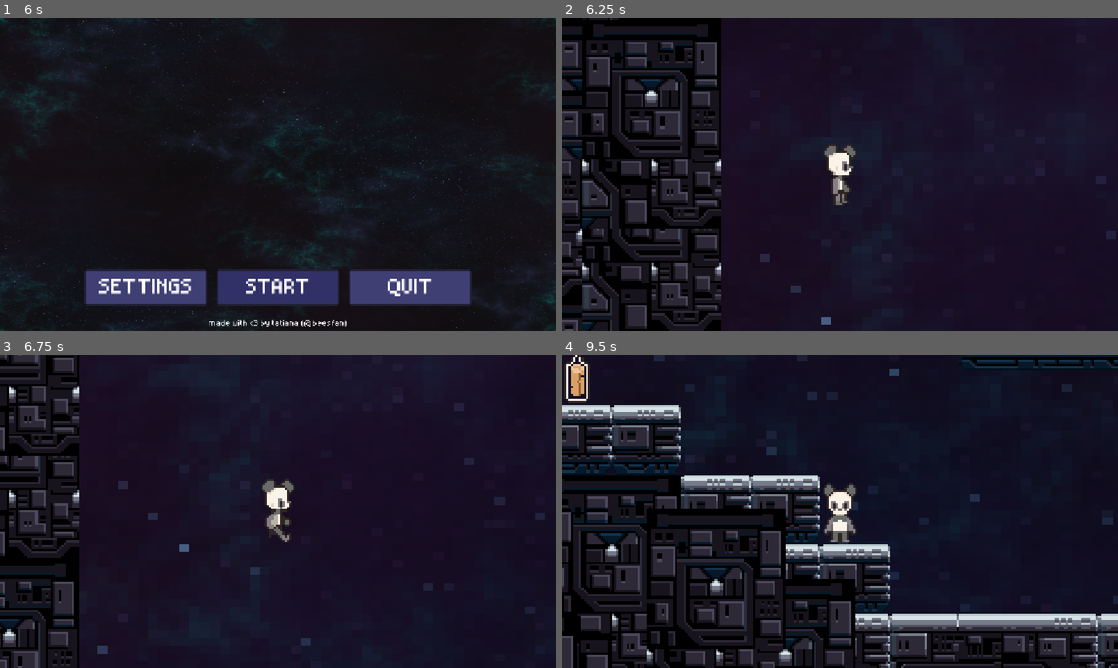
Above: before the commit, frames 1-4 (two rows, left to right).
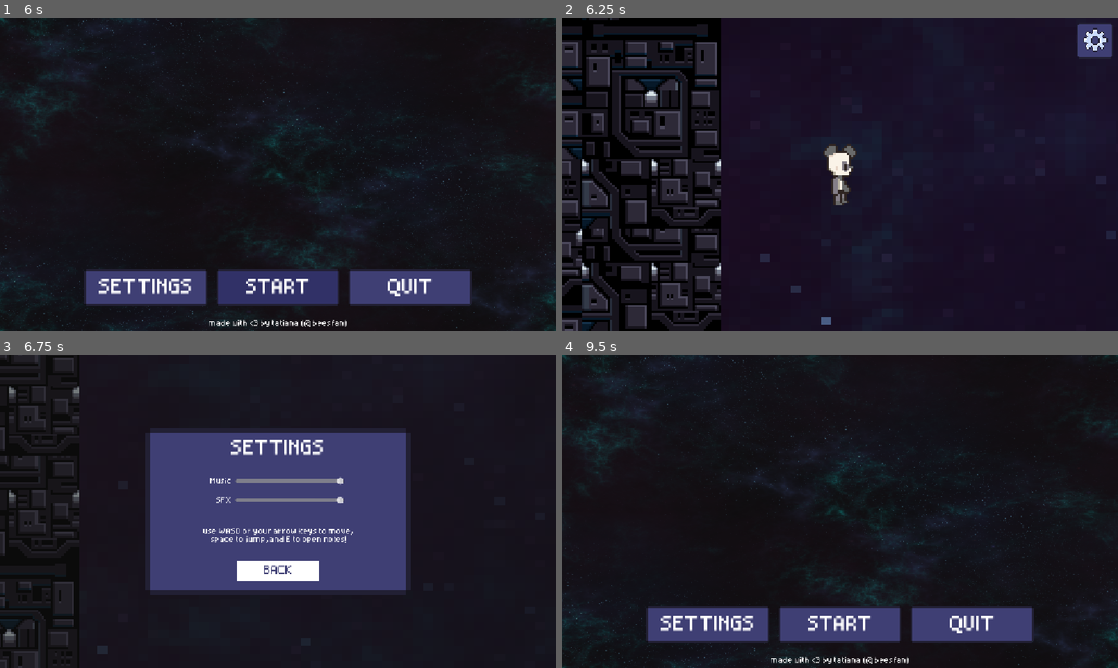
Above: after the commit, the same moments.

Repository: itsbeesfan/giftbox-project
Game: Godot game, scene res://scenes/start_screen.tscn
Same seed, same stepped clock (60 frames per second), same inputs: the game is played once before the commit and once after it.
Inputs (mouse positions are in pixels of both pictures, inside the frame that each line leads up to):
- Up to frame 1 (6 s): click "SETTINGS" at 0.5 s; click "BACK" at 1.25 s; click "START" at 2 s; click "START" at 2.75 s; tap Enter at 3.5, 5 s; hold D (move_right) 3.53-5.03 s; tap E (open) at 3.6, 5.85 s; tap Space (jump) at 3.77, 4.25, 4.52 s; tap Alt at 4.35 s; hold Left (move_left) 5.03-5.78 s; tap Shift at 5.1 s; hold D (move_right) from 5.78 s (still down)
- Up to frame 2 (6.25 s): keep holding D (move_right); tap Up at 6.02 s
- Up to frame 3 (6.75 s): release D (move_right) at 6.5 s; click (533, 376) at 6.52 s
- Up to frame 4 (9.5 s): click (840, 570) at 7.25 s, where only the run after the commit has a clickable "BACK"; hold D (move_right) 8.03-8.78 s; tap Alt at 8.1 s; tap Space (jump) at 8.27, 9.02 s; hold Left (move_left) from 8.78 s (still down); tap Shift at 8.85 s

Frame 1 is identical in both runs. In frame 2, 0.6% of the frame differs, in the area x 92-99%, y 2-13%; in frame 3, 24%; in frame 4, 27%, in the area x 0-100%, y 0-100%.
Error in both runs: Cannot call method 'change_scene_to_file' on a null value. (res://scripts/start_screen.gd:21)

Commit message:
fixed volume sliders, added settings icon ingame

Diff:
--- a/giftbox-project-insides/scenes/areas/area_1.tscn
+++ b/giftbox-project-insides/scenes/areas/area_1.tscn
@@ -12,6 +12,9 @@
 [ext_resource type="AudioStream" uid="uid://1vfncbhxvli8" path="res://sounds/sfx/note-sfx.mp3" id="9_e031j"]
 [ext_resource type="AudioStream" uid="uid://de6aie6tyxqvf" path="res://sounds/sfx/select-sfx.mp3" id="10_tfgmq"]
 [ext_resource type="AudioStream" uid="uid://bgllrpgu7i2et" path="res://sounds/sfx/footsteps-sfx.mp3" id="11_a4iv5"]
+[ext_resource type="Texture2D" uid="uid://cv8hy2dj7ngtb" path="res://sprites/settings-icon.png" id="13_a4iv5"]
+[ext_resource type="Script" uid="uid://decsxj4q5tdyl" path="res://scripts/ui.gd" id="13_n6utx"]
+[ext_resource type="PackedScene" uid="uid://csqml1use6fol" path="res://scenes/settings.tscn" id="14_aykuv"]
 
 [sub_resource type="TileSetAtlasSource" id="TileSetAtlasSource_dgl8q"]
 texture = ExtResource("1_1gyh0")
@@ -286,3 +289,34 @@
 stream = ExtResource("11_a4iv5")
 volume_db = -3.534
 bus = &"SFX"
+
+[node name="UI" type="CanvasLayer" parent="."]
+script = ExtResource("13_n6utx")
+
+[node name="SettingsIcon" type="TextureButton" parent="UI"]
+anchors_preset = -1
+anchor_left = 0.99100006
+anchor_top = 0.015000001
+anchor_right = 0.99100006
+anchor_bottom = 0.015000001
+offset_left = -74.63208
+offset_top = 0.27999973
+offset_right = 0.36791992
+offset_bottom = 74.28
+grow_horizontal = 0
+texture_normal = ExtResource("13_a4iv5")
+stretch_mode = 0
+
+[node name="ColorRect" type="ColorRect" parent="UI"]
+visible = false
+anchors_preset = 15
+anchor_right = 1.0
+anchor_bottom = 1.0
+grow_horizontal = 2
+grow_vertical = 2
+color = Color(0.0885599, 0.0885599, 0.0885599, 0.5176471)
+
+[node name="Settings" parent="UI" instance=ExtResource("14_aykuv")]
+visible = false
+
+[connection signal="pressed" from="UI/SettingsIcon" to="UI" method="_on_texture_button_pressed"]
--- a/giftbox-project-insides/scenes/audio_control_music.gd
+++ b/giftbox-project-insides/scenes/audio_control_music.gd
@@ -2,11 +2,12 @@
 
 @export var audio_bus_name: String
 
-var audio_bus_id
+var audio_bus_id: int
 # Called when the node enters the scene tree for the first time.
 func _ready() -> void:
 	audio_bus_id = AudioServer.get_bus_index(audio_bus_name)
-
+	var db = AudioServer.get_bus_volume_db(audio_bus_id)
+	value = db_to_linear(db)
 
 # Called every frame. 'delta' is the elapsed time since the previous frame.
 func _process(delta: float) -> void:
--- a/giftbox-project-insides/scenes/audio_control_sfx.gd
+++ b/giftbox-project-insides/scenes/audio_control_sfx.gd
@@ -2,11 +2,13 @@
 
 @export var audio_bus_name: String
 
-var audio_bus_id
+var audio_bus_id: int
 # Called when the node enters the scene tree for the first time.
 func _ready() -> void:
 	audio_bus_id = AudioServer.get_bus_index(audio_bus_name)
 
+	var db = AudioServer.get_bus_volume_db(audio_bus_id)
+	value = db_to_linear(db)
 
 # Called every frame. 'delta' is the elapsed time since the previous frame.
 func _process(delta: float) -> void:
--- /dev/null
+++ b/giftbox-project-insides/scripts/ui.gd
@@ -0,0 +1,22 @@
+extends CanvasLayer
+
+@onready var settings_icon = $SettingsIcon
+@onready var settings_panel = $Settings
+@onready var dimmer = $ColorRect
+
+# Called when the node enters the scene tree for the first time.
+func _ready() -> void:
+	settings_panel.visible = false
+	settings_icon.visible = true
+	dimmer.visible = false
+
+
+# Called every frame. 'delta' is the elapsed time since the previous frame.
+func _process(delta: float) -> void:
+	pass
+
+
+func _on_texture_button_pressed() -> void:
+	settings_panel.visible = true
+	settings_icon.visible = false
+	dimmer.visible = true
Not shown: 1 places in giftbox-project-insides/scenes/areas/area_1.tscn that only renumber resources
Not shown, added: giftbox-project-insides/scripts/ui.gd.uid
Binary file added: giftbox-project-insides/sprites/settings-icon.png
Not shown, added: giftbox-project-insides/sprites/settings-icon.png.import
